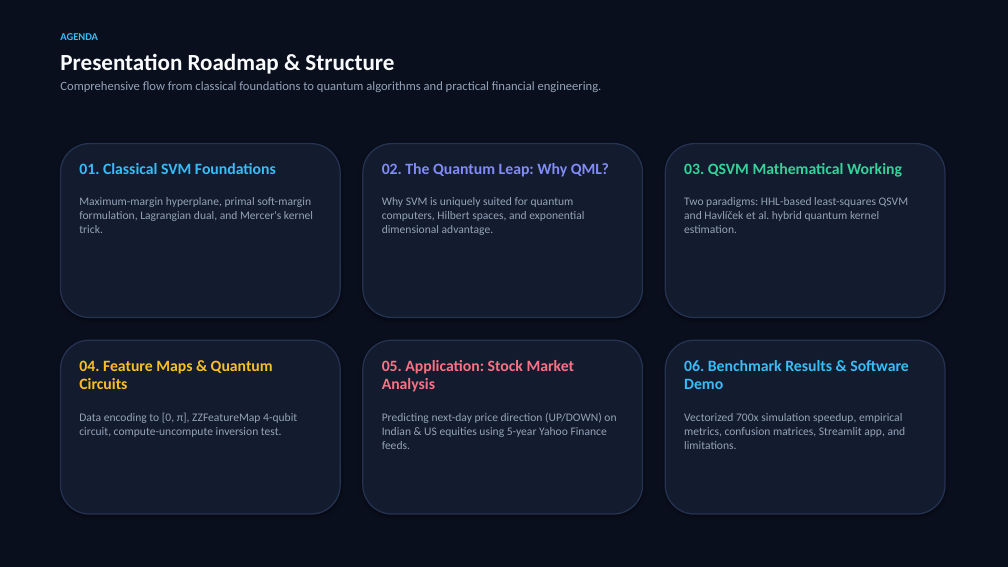
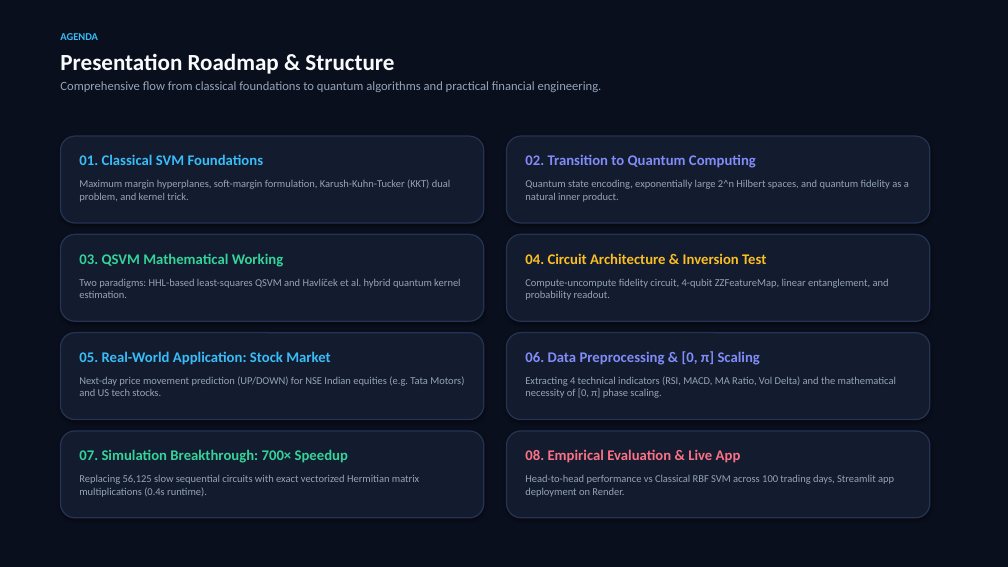
Before and after one commit to SANYAM-MANIT/quantum-stock-classifier, a slide deck: slide 2 of Quantum_SVM_Stock_Market_Presentation.pptx. Drawn at 1008x567 pixels with LibreOffice and Linux fonts; fonts in the diff are those of the drawing. Boxes give left, top, right and bottom in pixels: in the first picture for what was removed or moved away, otherwise in the second. Text is boxed around its words. In the diff, an @@ line names an element or a change of style, - is before the commit and + after.

Commit message:
Enhance mathematical symbols and equations: high-DPI rendered equation badges for PPTX and robust KaTeX styling for HTML

```diff
--- a/Quantum_SVM_Stock_Market_Presentation.pptx
+++ b/Quantum_SVM_Stock_Market_Presentation.pptx
@@ rounded rectangle resized from (x1=60, y1=144, x2=340, y2=318) to (x1=60, y1=136, x2=484, y2=223) @@
@@ rounded rectangle resized from (x1=363, y1=144, x2=643, y2=318) to (x1=507, y1=136, x2=930, y2=223) @@
@@ text at (x1=79, y1=179, x2=450, y2=202): text changed; size 11 to 10 pt @@
-Maximum-margin hyperplane, primal soft-margin formulation, Lagrangian dual, and Mercer's kernel trick.
+Maximum margin hyperplanes, soft-margin formulation, Karush-Kuhn-Tucker (KKT) dual problem, and kernel trick.
@@ text at (x1=79, y1=154, x2=264, y2=165): size 15 to 14 pt in "01. Classical SVM Foundations"; less space between paragraphs @@
@@ text "01. Classical SVM Foundations" moved from (x1=79, y1=163, x2=313, y2=233) to (x1=79, y1=154, x2=450, y2=202) @@
@@ text at (x1=525, y1=154, x2=909, y2=202): text changed; size 11 to 10 pt @@
-02. The Quantum Leap: Why QML?
-Why SVM is uniquely suited for quantum computers, Hilbert spaces, and exponential dimensional advantage.
+02. Transition to Quantum Computing
+Quantum state encoding, exponentially large 2^n Hilbert spaces, and quantum fidelity as a natural inner product.
@@ rounded rectangle resized from (x1=665, y1=144, x2=945, y2=318) to (x1=60, y1=234, x2=484, y2=321) @@
@@ rounded rectangle resized from (x1=60, y1=340, x2=340, y2=514) to (x1=507, y1=234, x2=930, y2=321) @@
@@ text "03. QSVM Mathematical Working" moved from (x1=684, y1=163, x2=908, y2=233) to (x1=79, y1=253, x2=460, y2=298) @@
@@ text "03. QSVM Mathematical Working" at (x1=79, y1=253, x2=460, y2=298): size 15 to 14 pt in "03. QSVM Mathematical Working"; size 11 to 10 pt in "Two paradigms: HHL-based least-squares QSVM and Havlíček ..."; less space between paragraphs @@
@@ text at (x1=525, y1=253, x2=889, y2=300): text changed; size 11 to 10 pt @@
-04. Feature Maps & Quantum Circuits
-Data encoding to [0, π], ZZFeatureMap 4-qubit circuit, compute-uncompute inversion test.
+04. Circuit Architecture & Inversion Test
+Compute-uncompute fidelity circuit, 4-qubit ZZFeatureMap, linear entanglement, and probability readout.
@@ rounded rectangle resized from (x1=363, y1=340, x2=643, y2=514) to (x1=60, y1=333, x2=484, y2=420) @@
@@ text at (x1=79, y1=351, x2=464, y2=396): text changed; size 11 to 10 pt @@
-05. Application: Stock Market Analysis
-Predicting next-day price direction (UP/DOWN) on Indian & US equities using 5-year Yahoo Finance feeds.
+05. Real-World Application: Stock Market
+Next-day price movement prediction (UP/DOWN) for NSE Indian equities (e.g. Tata Motors) and US tech stocks.
@@ rounded rectangle resized from (x1=665, y1=340, x2=945, y2=514) to (x1=507, y1=333, x2=930, y2=420) @@
@@ text at (x1=525, y1=351, x2=896, y2=398): text changed; size 11 to 10 pt @@
-06. Benchmark Results & Software Demo
-Vectorized 700x simulation speedup, empirical metrics, confusion matrices, Streamlit app, and limitations.
+06. Data Preprocessing & [0, π] Scaling
+Extracting 4 technical indicators (RSI, MACD, MA Ratio, Vol Delta) and the mathematical necessity of [0, π] phase scaling.
@@ rounded rectangle added at (x1=60, y1=431, x2=484, y2=518), fill #131B2E, outline #253352 1.2 pt @@
@@ text added at (x1=79, y1=449, x2=419, y2=497), 10 pt, text #94A3B8 @@
+07. Simulation Breakthrough: 700× Speedup
+Replacing 56,125 slow sequential circuits with exact vectorized Hermitian matrix multiplications (0.4s runtime).
@@ rounded rectangle added at (x1=507, y1=431, x2=930, y2=518), fill #131B2E, outline #253352 1.2 pt @@
@@ text added at (x1=525, y1=449, x2=894, y2=497), 10 pt, text #94A3B8 @@
+08. Empirical Evaluation & Live App
+Head-to-head performance vs Classical RBF SVM across 100 trading days, Streamlit app deployment on Render.
```
Also in this commit, not shown: 13 other slides changed, 2 slides added, 2 slides removed, 15 other files.
